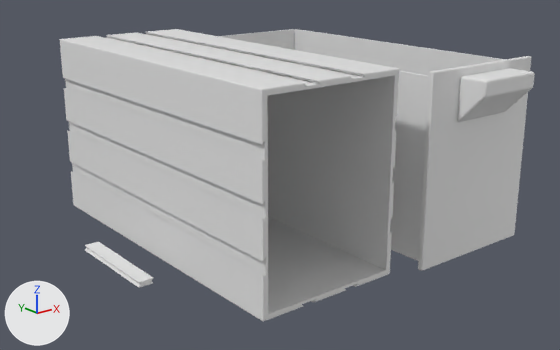
Two versions of the Blender file tcg_storage.blend, one commit apart.
The view is the same before and after, from a camera (50 mm lens) standing at (-225.0, -244.0, 163.0) and looking at (31.0, 77.0, 35.0). Every picture has the same lights, and +X, +Y and +Z are marked at lower left. The first picture is the older version.

Objects in the first picture: 'drawer', 'key', 'shell'.
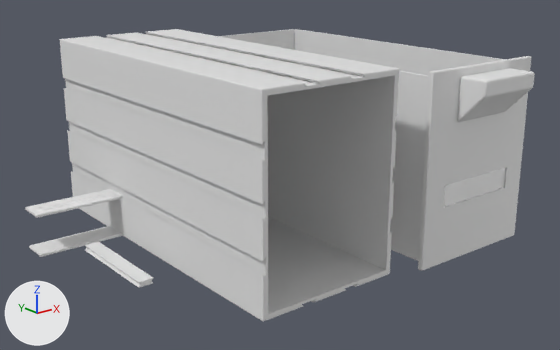
Location of each change, [x1, y1, x2, y2] in pixels of the pictures (560 x 350 px):
'label', added: after [29, 226, 123, 257]
'label_commons', added: after [25, 189, 123, 218]

The change, as a list of edits to the scene's bpy script:
```text
Add me_label_commons:
    me_label_commons.from_pydata(...)  # 1418 vertices, 1409 faces; spans x -27.9..27.9, y -7.8..7.8, z 0.0..2.2
Add me_label:
    me_label.from_pydata(...)  # 24 vertices, 26 faces; spans x -27.8..27.8, y -7.8..7.8, z 0.0..1.6
Add ob_label_commons:
    ob_label_commons = bpy.data.objects.new('label_commons', me_label_commons)
    ob_label_commons.location = (-60.0, 137.5, 22.0)
Add ob_label:
    ob_label = bpy.data.objects.new('label', me_label)
    ob_label.location = (-60.0, 137.5, 0.0)
```
